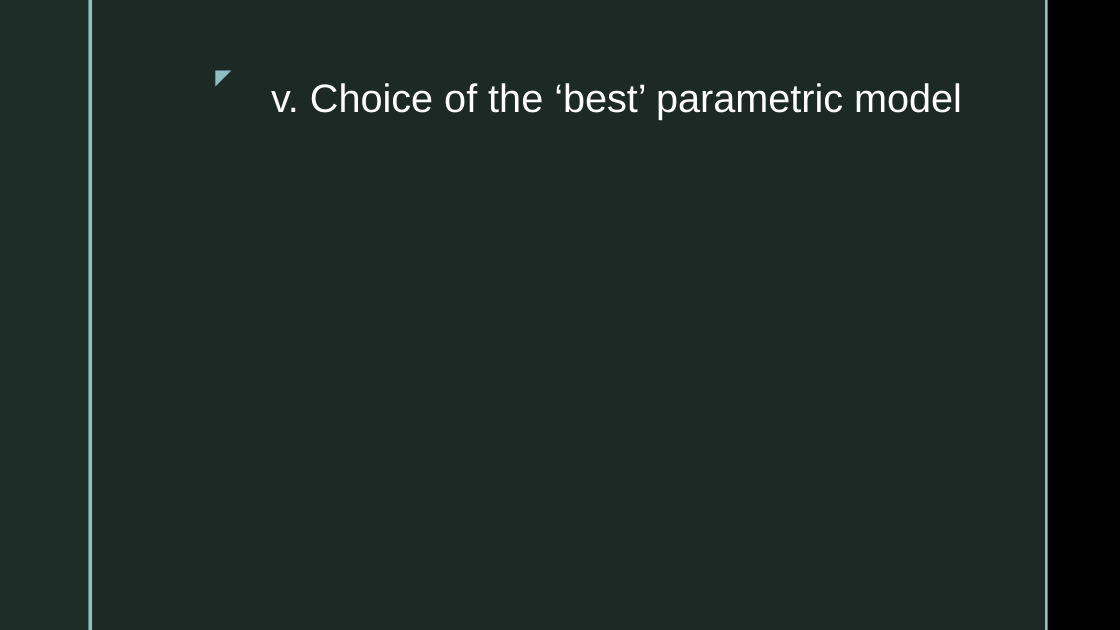
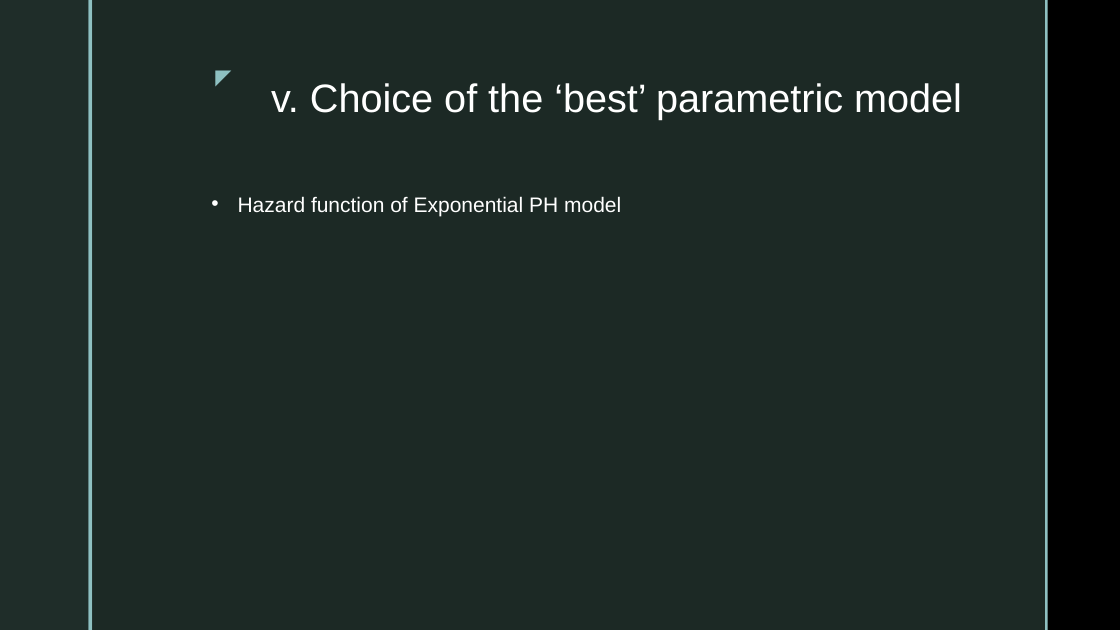
Before and after one commit to SebastianVeuskens/DSA-Project, a slide deck: slide 23 of presentation.pptx (slide 19 before the commit). Drawn at 1120x630 pixels with LibreOffice and Linux fonts; fonts in the diff are those of the drawing; background and template pictures are left out. Boxes give left, top, right and bottom in pixels: in the first picture for what was removed or moved away, otherwise in the second. Text is boxed around its words. In the diff, an @@ line names an element or a change of style, - is before the commit and + after.

```diff
--- a/presentation.pptx
+++ b/presentation.pptx
@@ text added at (x1=238, y1=196, x2=621, y2=216), 18 pt, text #FFFFFF @@
+• Hazard function of Exponential PH model
```
Also in this commit, not shown: 6 other slides changed, 4 slides added, 11 other files.
